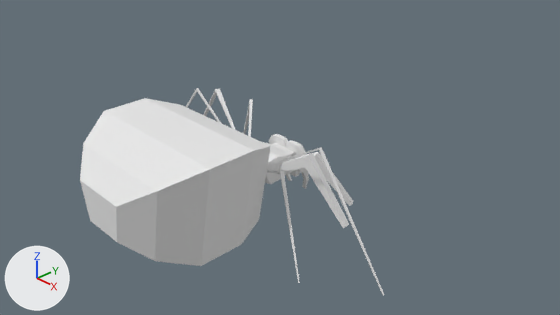
An edit to the Blender file Assets/Characters/SpiderGood.blend, drawn before and after from the same camera.
Before and after are seen from the file's camera 'Camera'. Every picture has the same lights, and +X, +Y and +Z are marked at lower left.

Script lines for the objects in view, before the commit:
```python
me_cube = bpy.data.meshes.new('Cube')
me_cube.from_pydata(...)  # 248 vertices, 262 faces; spans x -3.14..3.21, y -3.12..1.78, z -0.75..1.5
me_cube.materials.append(mat_material)  # white #e7e7e7
ob_good_spider = bpy.data.objects.new('Good Spider', me_cube)
ob_good_spider.location = (0.0, 0.0, 0.0)
```
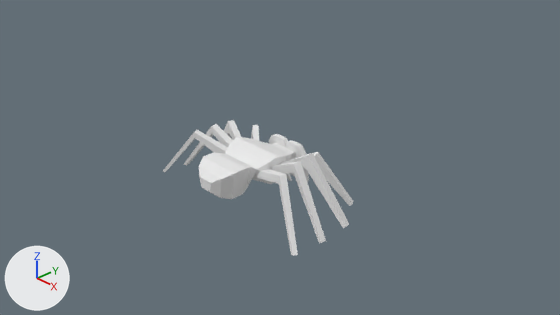
Commit message: God spider v1

Pixel boxes (x1, y1, x2, y2) of what changed, in the pictures (560 x 315 px; the box of a moved part takes in the faces that stretch with it):
'Good Spider', reshaped (37% narrower, 35% shorter): before (80, 88, 384, 295); after (163, 120, 353, 255)
part 1 of me_cube, moved or reshaped: before (80, 88, 384, 295); after (163, 120, 326, 255)

The change in detail:
me_cube is used by ob_good_spider; location (0.0, 0.0, 0.0).
me_cube had 248 vertices, 262 faces and spanned x -3.14..3.21, y -3.12..1.78, z -0.75..1.5.
me_cube now has 248 vertices, 262 faces and spans x -1.91..1.95, y -1.19..1.09, z -0.51..0.78.
me_cube part 1: 98 of 248 vertices moved; they spanned x -3.14..3.21, y -3.12..1.78, z -0.75..1.5 and now span x -1.91..1.95, y -1.19..1.06, z -0.34..0.77; mean shift (0.16, 0.22, -0.1); largest move (0.54, -3.12, 0.9) -> (0.16, -1.19, 0.41).
